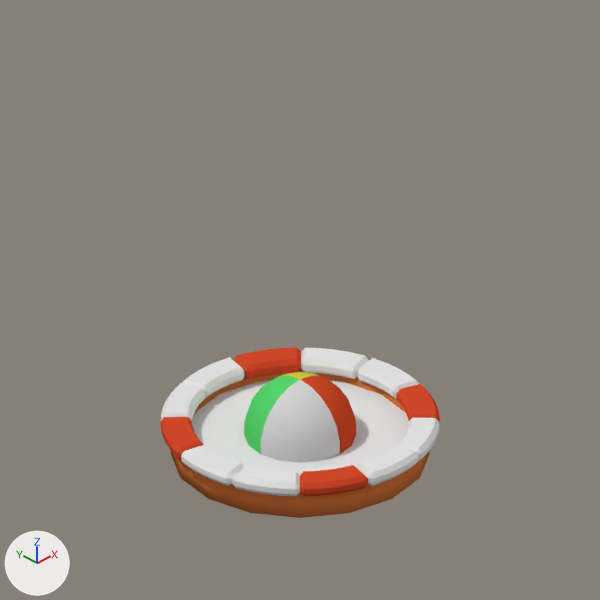
An edit to the Blender file rct2/scenery/ShrubsAndOrnaments/twf_Geometric-Fountain/twf_V001.blend, drawn before and after from the same camera.
Rendered twice from the file's camera 'Camera'. The lights are fixed; the arrows at lower left show +X, +Y and +Z.

In view in the first picture: 'Cube', 'Sphere', 'basin', 'wild_water'.
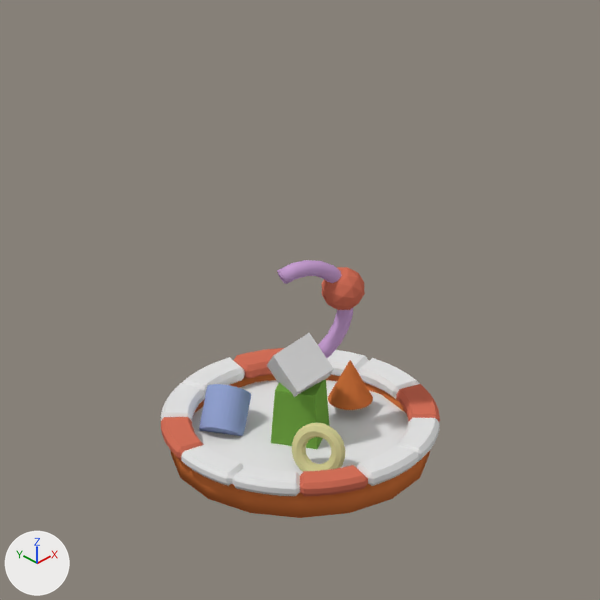
Changed parts and their boxes (x1, y1, x2, y2) in the pictures (600 x 600 px):
'Cube', recoloured: (161, 347, 440, 496) in both
'Sphere', hidden: before (244, 372, 356, 463)
'Torus', added: after (277, 260, 365, 358)
    faces in mat_ball_purple (purple #caa1d4): (277, 260, 353, 358)
    faces in mat_ball_red (red #d47059): (322, 267, 365, 310)
'Cube.003', added (green): after (271, 380, 330, 449)
'Cube.002', added: after (267, 333, 334, 397)
'Cylinder', added (blue): after (199, 384, 251, 436)
'Torus.001', added (beige): after (292, 423, 345, 472)
'Cone', added: after (328, 360, 373, 410)

What changed in the scene script:
```text
Change mat_ball_red:
    mat_ball_red.base_color: (0.662, 0.0674, 0.0228) -> (0.662, 0.163, 0.101)  # red #d5492a -> red #d57059
Change mat_ball_green:
    mat_ball_green.base_color: (0.0947, 0.662, 0.147) -> (0.176, 0.402, 0.0609)  # green #57d56b -> green #74aa46
Change mat_ball_yelow:
    mat_ball_yelow.base_color: (0.662, 0.596, 0.0521) -> (0.662, 0.634, 0.306)  # yellow #d5cb41 -> beige #d5d096
Add me_cube_003:
    me_cube_003.from_pydata([(-1.0, -1.0, -1.0), (-0.81, -0.81, 2.4), (-1.0, 1.0, -1.0), (-0.81, 0.81, 2.4), (1.0, -1.0, -1.0), (0.81, -0.81, 2.4), (1.0, 1.0, -1.0), (0.81, 0.81, 2.4)], [], [(0, 1, 3, 2), (2, 3, 7, 6), (6, 7, 5, 4), (4, 5, 1, 0), (2, 6, 4, 0), (7, 3, 1, 5)])
    me_cube_003.materials.append(mat_ball_green)  # green #74aa46
Change ob_sphere:
    add ob_sphere.hide_set(True)  # its collection is switched off
Add ob_cone:
    ob_cone = bpy.data.objects.new('Cone', me_cone)  # a 32-sided cone pointing to +z spanning x -1.0..1.0, y -1.0..1.0, z -1.0..1.0; in mat_bassin (orange #d4763e)
    ob_cone.location = (1.0, 0.0, 0.8)
    ob_cone.rotation_euler = (6.283, 0.0, 0.0)  # degrees (360, 0, 0)
    ob_cone.scale = (0.32, 0.32, 0.32)
Add ob_cylinder:
    ob_cylinder = bpy.data.objects.new('Cylinder', me_cylinder)  # a 32-sided cylinder along z spanning x -1.0..1.0, y -1.0..1.0, z -1.0..1.0; in mat_ball_blue (blue #94a5d5)
    ob_cylinder.location = (-0.55, 0.95, 0.5)
    ob_cylinder.rotation_euler = (0.0, 0.785, 0.524)  # degrees (0, 45, 30)
    ob_cylinder.scale = (0.32, 0.32, 0.32)
Add ob_torus:
    ob_torus = bpy.data.objects.new('Torus', me_torus)  # 146 vertices, 178 faces; spans x 0.0..1.38, y -1.15..1.15, z -0.4..0.4; in mat_ball_red (red #d57059), mat_ball_purple (purple #caa1d5)
    ob_torus.parent = ob_cube_002
    ob_torus.location = (-0.566, 0.566, 0.24)
    ob_torus.rotation_euler = (0.785, -1.571, 0.0)  # degrees (45, -90, 0)
    ob_torus.scale = (0.8, 0.8, 0.8)
Add ob_cube_002:
    ob_cube_002 = bpy.data.objects.new('Cube.002', me_cube_002)  # a box spanning x -1.0..1.0, y -1.0..1.0, z -1.0..1.0; in mat_ball_white (light grey #d4d4d4)
    ob_cube_002.parent = ob_cube_003
    ob_cube_002.location = (0.0, 0.0, 1.89)
    ob_cube_002.rotation_euler = (1.107, 0.73, 0.464)  # degrees (63, 42, 27)
    ob_cube_002.scale = (0.448, 0.448, 0.448)
Add ob_cube_003:
    ob_cube_003 = bpy.data.objects.new('Cube.003', me_cube_003)
    ob_cube_003.location = (0.0, 0.0, 0.27)
    ob_cube_003.rotation_euler = (0.0, 0.0, 0.524)  # degrees (0, 0, 30)
    ob_cube_003.scale = (0.362, 0.362, 0.362)
Add ob_torus_001:
    ob_torus_001 = bpy.data.objects.new('Torus.001', me_torus_001)  # a torus around z (ring radius 1.0, tube radius 0.35) spanning x -1.35..1.35, y -1.35..1.35, z -0.35..0.35; in mat_ball_yelow (beige #d5d096)
    ob_torus_001.location = (-0.5, -0.87, 0.6)
    ob_torus_001.rotation_euler = (-1.106, 0.917, -3.911)  # degrees (-63, 53, -224)
    ob_torus_001.scale = (0.3, 0.3, 0.3)
```
